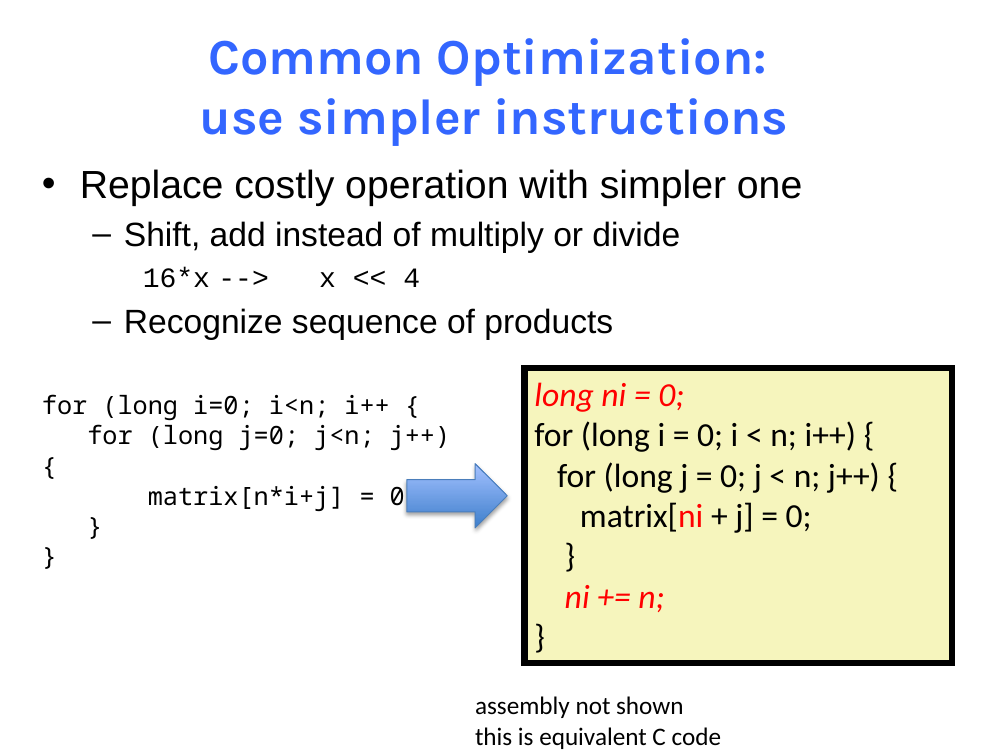
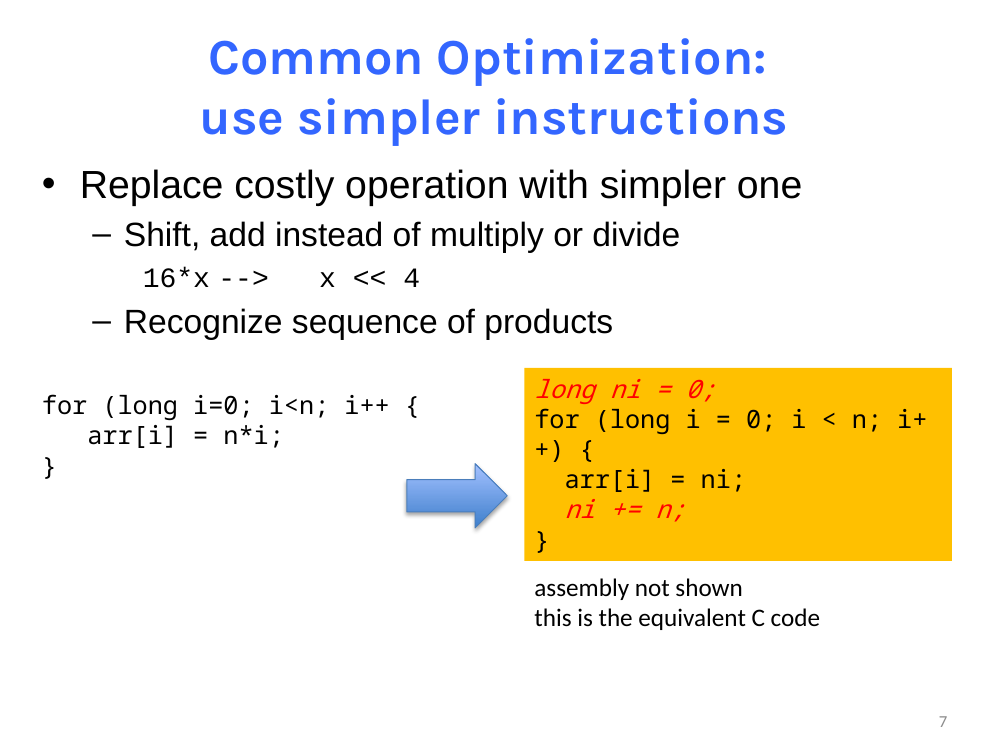
Before and after one commit to NYU-CSO/nyu-cso.github.io, a slide deck: slide 7 of notes/13-optimization-linking.pptx. Drawn at 1008x756 pixels with LibreOffice and Linux fonts; fonts in the diff are those of the drawing. Boxes give left, top, right and bottom in pixels: in the first picture for what was removed or moved away, otherwise in the second. Text is boxed around its words. In the diff, an @@ line names an element or a change of style, - is before the commit and + after.

```diff
--- a/notes/13-optimization-linking.pptx
+++ b/notes/13-optimization-linking.pptx
@@ text at bbox=[42, 394, 389, 448]: paragraph removed @@
-}
@@ rectangle "long ni = 0;": place and size @@
-rectangle "long ni = 0;" at bbox=[524, 368, 952, 663]
+rectangle "long ni = 0;" at bbox=[524, 368, 952, 561]
@@ rectangle "long ni = 0;" at bbox=[524, 368, 952, 561]: fill #F6F5BD to #FFC000; outline #000000 4.5 pt to none @@
@@ text in rectangle at bbox=[534, 379, 927, 522]: size 24 to 18 pt, font Calibri to Noto Sans Mono in "long ni = 0;", "for (long i = 0; i < ...", "ni += n;", "}" @@
@@ text at bbox=[87, 425, 283, 448]: text changed @@
-for (long j=0; j<n; j++) {
-matrix[n*i+j] = 0;
+arr[i] = n*i;
@@ text in rectangle at bbox=[565, 469, 746, 492]: text changed; size 24 to 18 pt; font Calibri to Noto Sans Mono @@
-for (long j = 0; j < n; j++) {
-matrix[ni + j] = 0;
-}
+arr[i] = ni;
@@ text "assembly not shown": place and size @@
-text "assembly not shown" at bbox=[475, 696, 721, 749]
+text "assembly not shown" at bbox=[534, 578, 820, 630]
@@ text at bbox=[534, 608, 820, 630]: text changed @@
-this is equivalent C code
+this is the equivalent C code
@@ page number added at bbox=[939, 716, 947, 727], 12 pt, text #8C8C8C @@
+7
```
Also in this commit, not shown: 39 other slides changed, 2 slides added, 3 other files.
